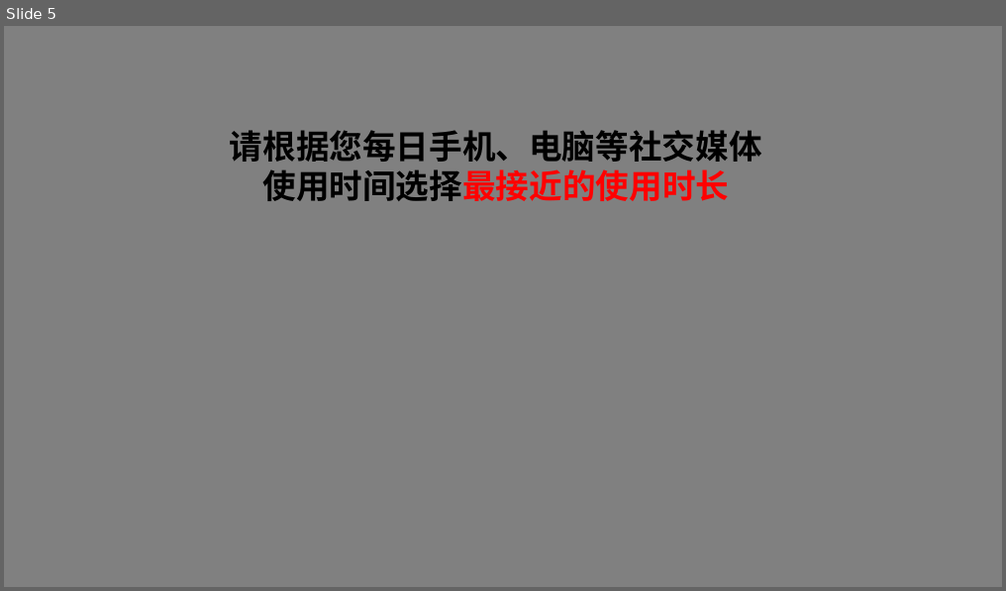
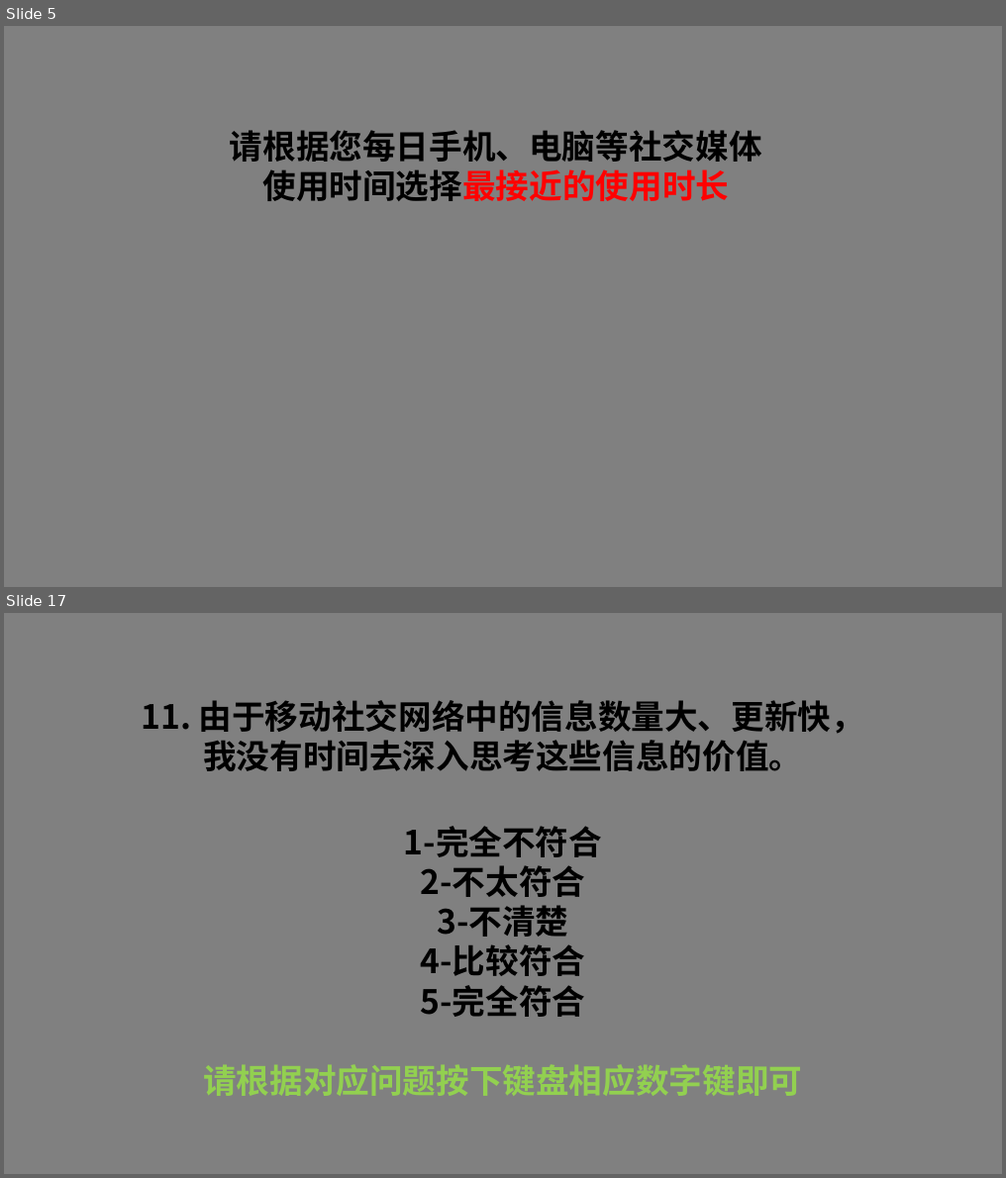
Before and after one commit to Brinks0211/-, a slide deck: document/introduction.pptx. Shown one above the other, each under a label of ours: slide 5 before the commit, slides 5 and 17 after it; the slides between them are not shown. The pictures are 1006x591 and 1006x1178 pixels, drawn with LibreOffice and Linux fonts; fonts in the diff are those of the drawing. Boxes give left, top, right and bottom in pixels: in the first picture for what was removed or moved away, otherwise in the second. Text is boxed around its words. In the diff, an @@ line names an element or a change of style, - is before the commit and + after.

```diff
--- a/document/introduction.pptx
+++ b/document/introduction.pptx
@@ slide 17 added at (4,613,1002,1174), background #808080 @@
@@ text added at (141,700,864,771), 32 pt, text #000000, bold @@
+11. 由于移动社交网络中的信息数量大、更新快，
+我没有时间去深入思考这些信息的价值。
@@ text added at (203,826,802,1096), 32 pt, text #000000, bold @@
+1-完全不符合
+2-不太符合
+3-不清楚
+4-比较符合
+5-完全符合
+请根据对应问题按下键盘相应数字键即可
```
Also in this commit, not shown: 1 slide changed, 15 other slides added, 7 other files.
